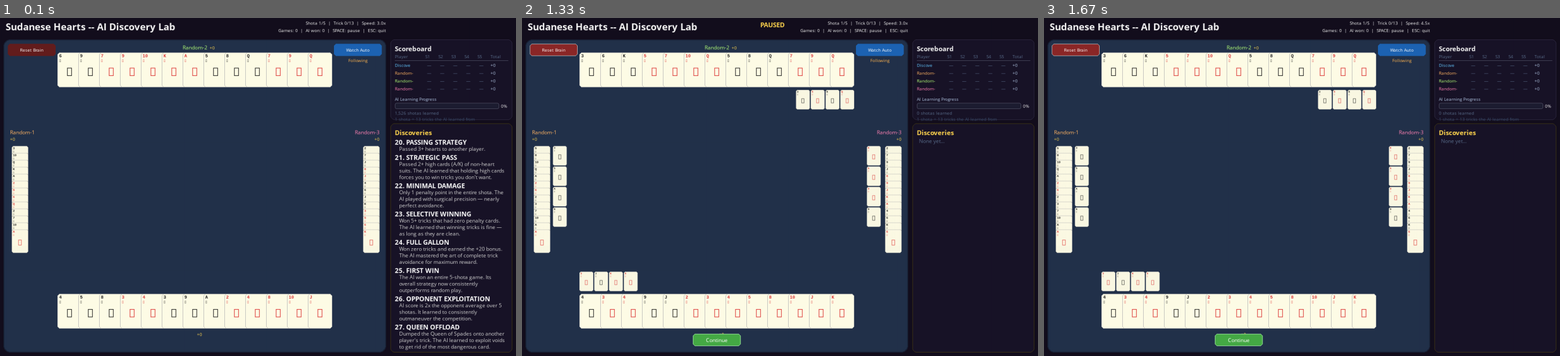
Above: before the commit, frames 1-3 (left to right).
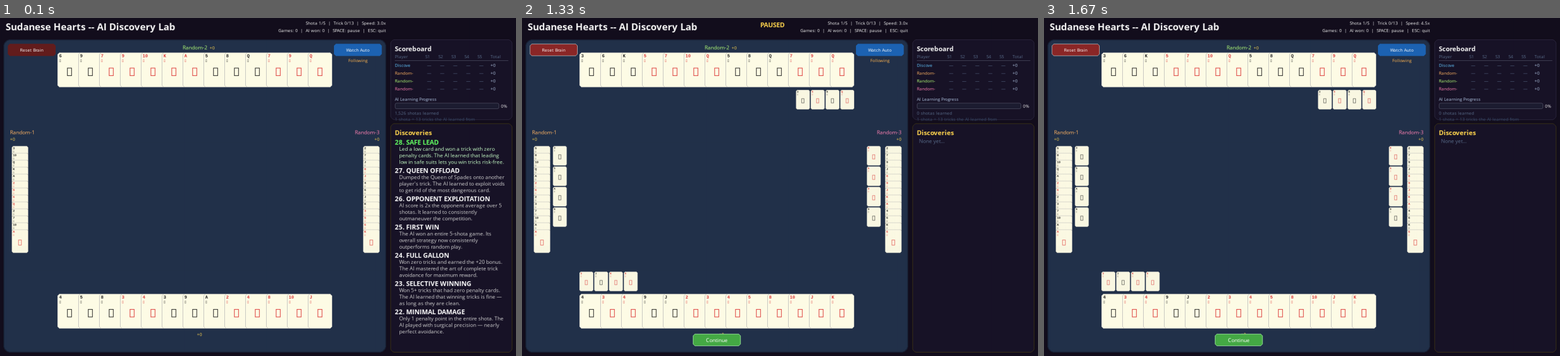
Above: after the commit, the same moments.

Repository: aamagzoub/engineering-intelligence
Game: pygame game, started from gui_hearts_discovery/main.py
The game is run twice, just before and just after one commit, with the same random seed, the same clock (stepped at 60 frames per second) and the same inputs.
Inputs:
- Up to frame 1 (0.1 s): no input
- Up to frame 2 (1.33 s): click "Reset Brain" at 0.38 s; hold Up 0.67-1.13 s; hold Down from 1.17 s (still down); tap Space at 1.23 s
- Up to frame 3 (1.67 s): release Down at 1.47 s; hold Up from 1.5 s (still down); tap Space at 1.57 s

The runs differ from the first frame. In frame 1, 5.0% of the frame differs, in the area x 76-98%, y 36-99%; in frame 2, nothing differs; in frame 3, nothing differs.

Commit message:
Discoveries: newest first (last discovered appears at top), scroll down for older

Diff:
--- a/gui_hearts_discovery/main.py
+++ b/gui_hearts_discovery/main.py
@@ -1909,20 +1909,16 @@
             disc_scroll = max(0, min(disc_scroll, max_scroll))
             self._disc_scroll_offset = disc_scroll
 
-            # Show a window of milestones based on scroll position.
-            # scroll=0 means show the latest (bottom of list).
-            if disc_scroll == 0:
-                start_idx = max(0, total - max_visible)
-            else:
-                start_idx = max(0, total - max_visible - disc_scroll)
+            # Reversed: newest first. scroll=0 shows the latest at top.
+            reversed_list = list(reversed(self._milestones_list))
+            start_idx = disc_scroll
             end_idx = min(total, start_idx + max_visible)
-            visible = self._milestones_list[start_idx:end_idx]
-            start_num = start_idx + 1
+            visible = reversed_list[start_idx:end_idx]
 
             panel_text_w = panel_w - 30
             for i, (title_text, desc_text) in enumerate(visible):
-                num = start_num + i
-                is_latest = (disc_scroll == 0 and i == len(visible) - 1)
+                num = total - start_idx - i
+                is_latest = (start_idx == 0 and i == 0)
 
                 # Don't render title if there's no room for at least one desc line too.
                 if y + 18 + 15 > disc_rect.bottom - 15:
--- a/gui_wist_discovery/main.py
+++ b/gui_wist_discovery/main.py
@@ -951,20 +951,16 @@
             disc_scroll = max(0, min(disc_scroll, max_scroll))
             self._disc_scroll_offset = disc_scroll
 
-            # Show a window of milestones based on scroll position.
-            # scroll=0 means show the latest (bottom of list).
-            if disc_scroll == 0:
-                start_idx = max(0, total - max_visible)
-            else:
-                start_idx = max(0, total - max_visible - disc_scroll)
+            # Reversed: newest first. scroll=0 shows the latest at top.
+            reversed_list = list(reversed(self._milestones_list))
+            start_idx = disc_scroll
             end_idx = min(total, start_idx + max_visible)
-            visible = self._milestones_list[start_idx:end_idx]
-            start_num = start_idx + 1
+            visible = reversed_list[start_idx:end_idx]
 
             panel_text_w = panel_w - 30
             for i, (title_text, desc_text) in enumerate(visible):
-                num = start_num + i
-                is_latest = (disc_scroll == 0 and i == len(visible) - 1)
+                num = total - start_idx - i
+                is_latest = (start_idx == 0 and i == 0)
 
                 # Don't render title if there's no room for at least one desc line too.
                 if y + 18 + 15 > disc_rect.bottom - 15:
